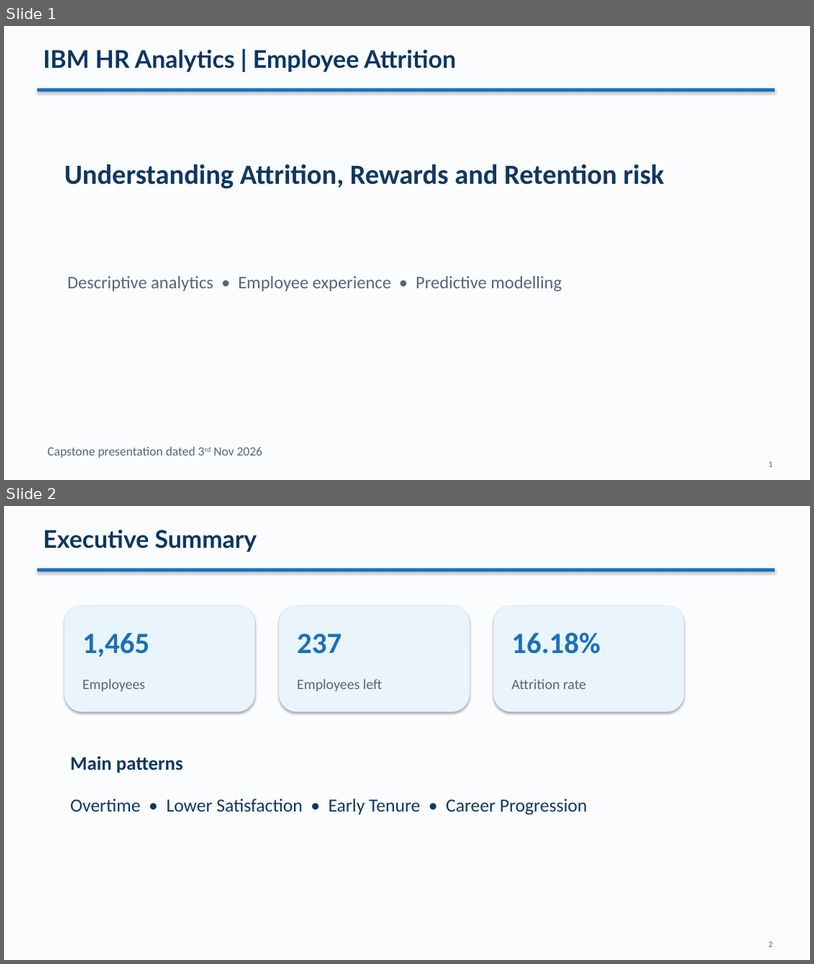
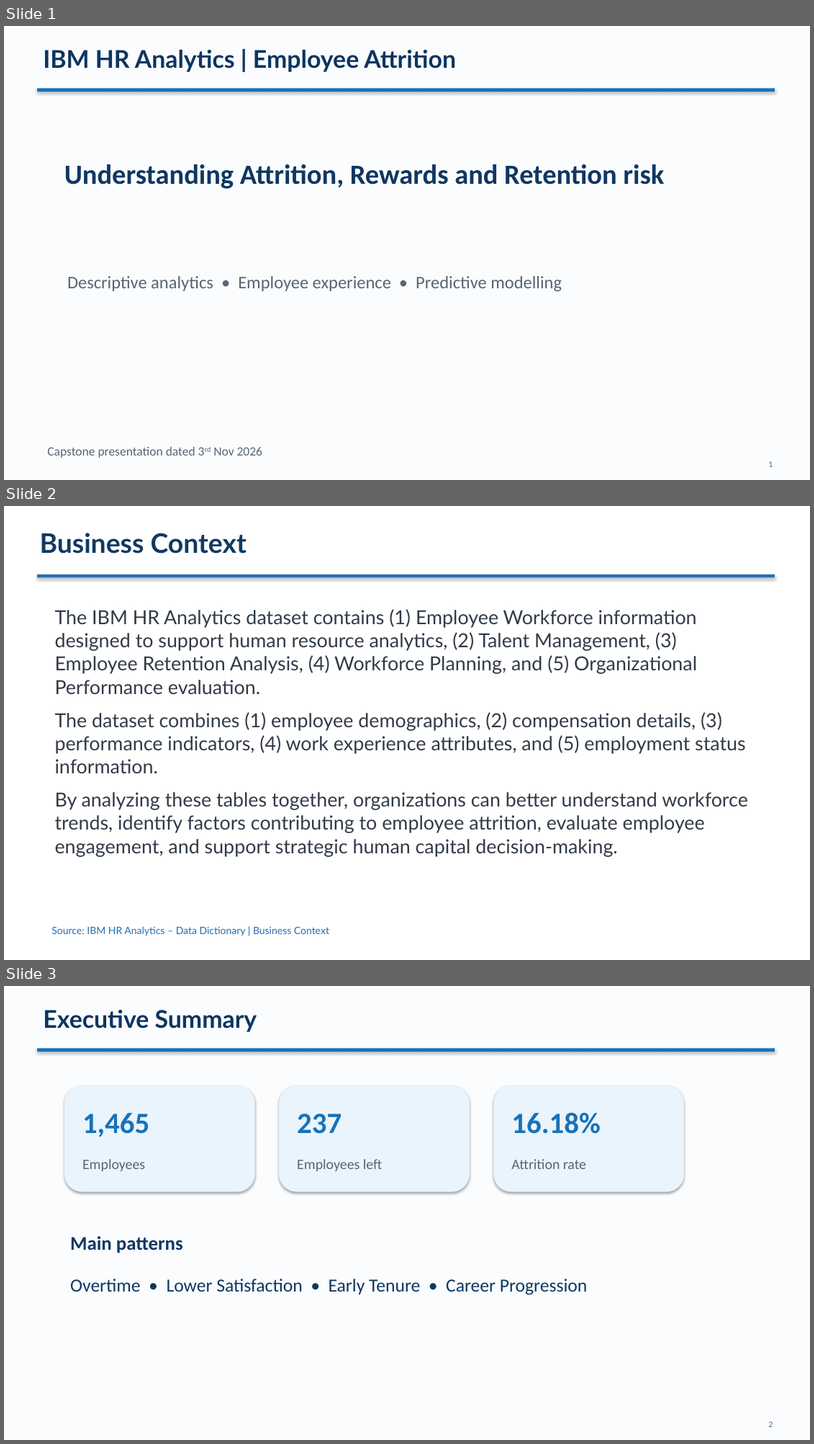
Before and after one commit to Jamieho1602/IBM-HR-Analytics-Overview, a slide deck: IBM HR Analytics Powerpoint Slides.pptx. Shown one above the other, each under a label of ours: slides 1 and 2 before the commit, slides 1, 2 and 3 after it. The pictures are 814x964 and 814x1444 pixels, drawn with LibreOffice and Linux fonts; fonts in the diff are those of the drawing. Boxes give left, top, right and bottom in pixels: in the first picture for what was removed or moved away, otherwise in the second. Text is boxed around its words. In the diff, an @@ line names an element or a change of style, - is before the commit and + after.

```diff
--- a/IBM HR Analytics Powerpoint Slides.pptx
+++ b/IBM HR Analytics Powerpoint Slides.pptx
@@ slide 2 added at (x1=4, y1=506, x2=810, y2=960), background #FFFFFF @@
@@ text added at (x1=40, y1=533, x2=247, y2=554), 32 pt, text #113964, bold @@
+Business Context
@@ rectangle added at (x1=37, y1=574, x2=775, y2=578), fill #246FB2 @@
@@ text added at (x1=55, y1=609, x2=748, y2=857), 23 pt, text #313B48 @@
+The IBM HR Analytics dataset contains (1) Employee Workforce information designed to support human resource analytics, (2) Talent Management, (3) Employee Retention Analysis, (4) Workforce Planning, and (5) Organizational Performance evaluation.
+The dataset combines (1) employee demographics, (2) compensation details, (3) performance indicators, (4) work experience attributes, and (5) employment status information.
+By analyzing these tables together, organizations can better understand workforce trends, identify factors contributing to employee attrition, evaluate employee engagement, and support strategic human capital decision-making.
@@ text added at (x1=52, y1=926, x2=329, y2=936), 12 pt, text #246FB2 @@
+Source: IBM HR Analytics – Data Dictionary | Business Context
@@ what was slide 2 is now slide 3 @@
```
